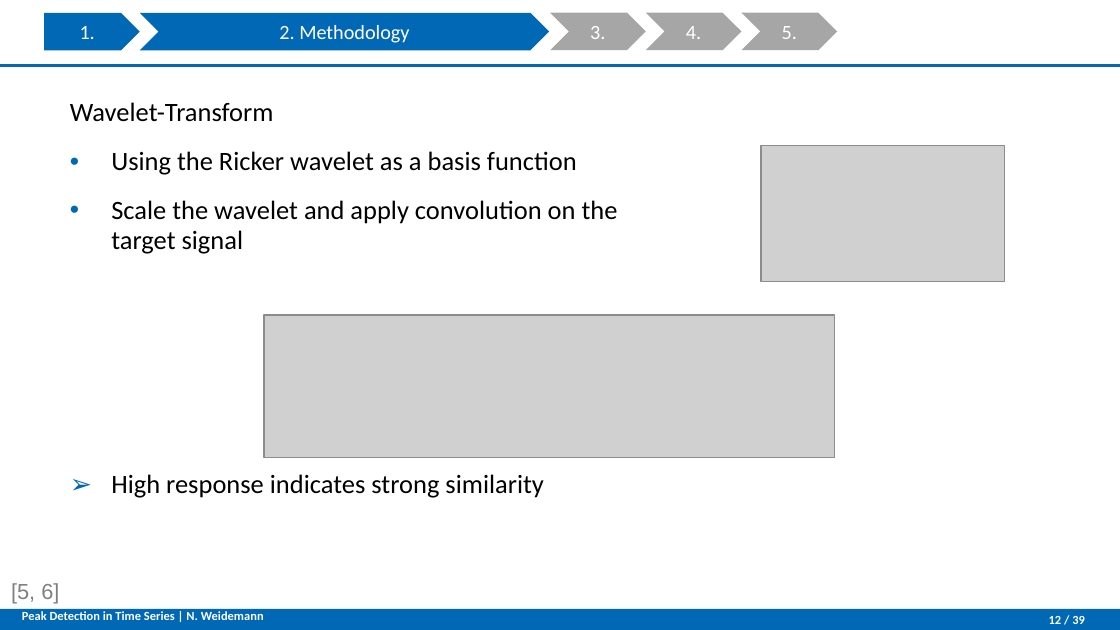
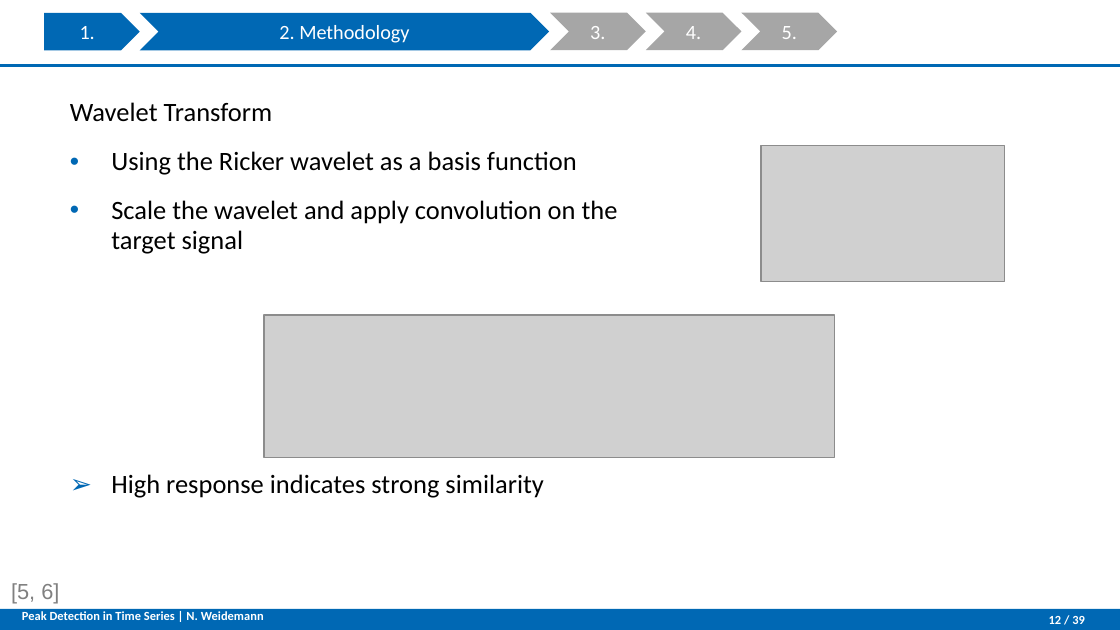
Before and after one commit to NatDharindri/AMSGroup2, a slide deck: slide 12 of Final presentation V8.pptx. Drawn at 1120x630 pixels with LibreOffice and Linux fonts; fonts in the diff are those of the drawing; grey boxes stand for pictures; background and template pictures are left out. Boxes give left, top, right and bottom in pixels: in the first picture for what was removed or moved away, otherwise in the second. Text is boxed around its words. In the diff, an @@ line names an element or a change of style, - is before the commit and + after.

```diff
--- a/Final presentation V8.pptx
+++ b/Final presentation V8.pptx
@@ text at box(70, 102, 273, 121): text changed @@
-Wavelet-Transform
+Wavelet Transform
```
Also in this commit, not shown: 2 other slides changed.
